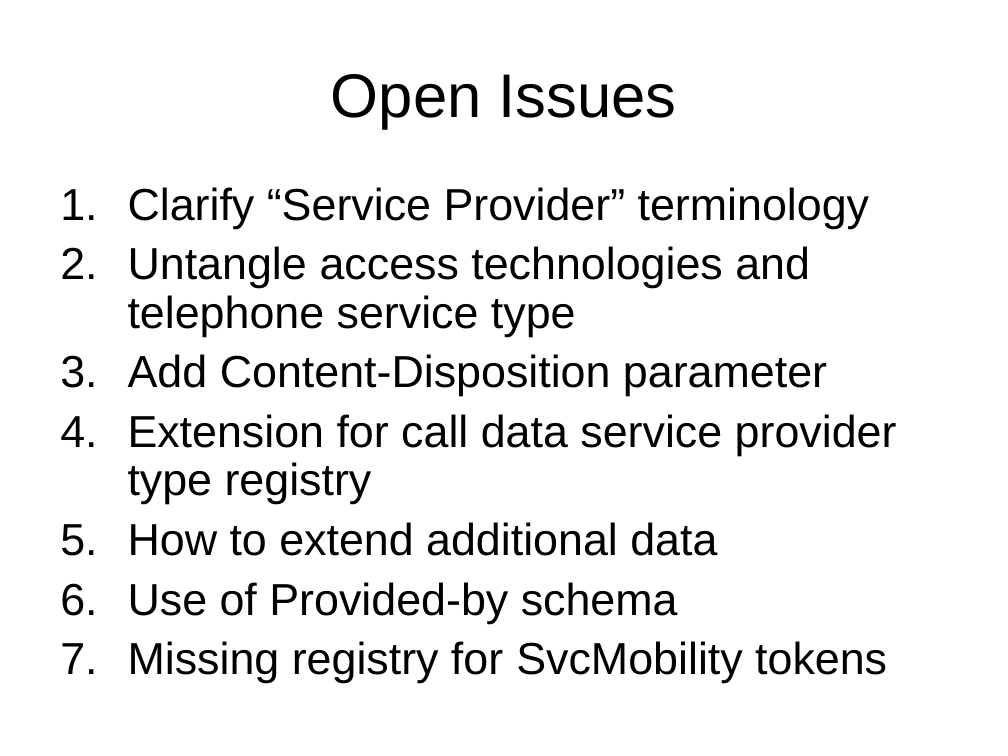
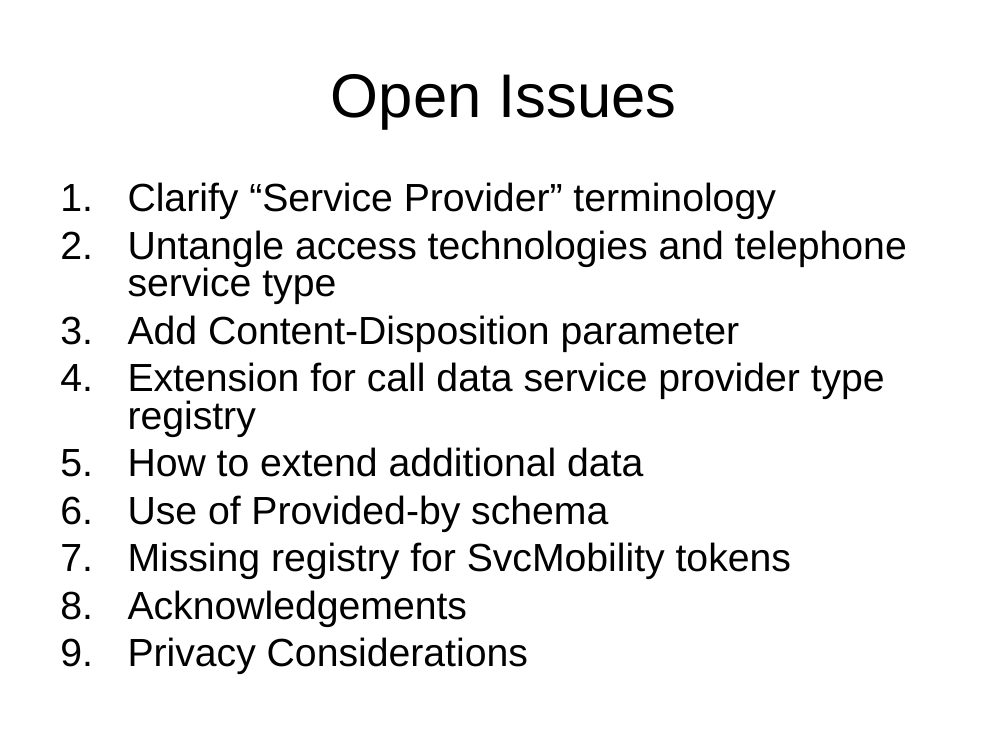
Before and after one commit to hannestschofenig/tschofenig-ids, a slide deck: slide 5 of additional-data/AdditionalData-Status-13May2013.ppt. Drawn at 1008x756 pixels with LibreOffice and Linux fonts; fonts in the diff are those of the drawing. Boxes give left, top, right and bottom in pixels: in the first picture for what was removed or moved away, otherwise in the second. Text is boxed around its words. In the diff, an @@ line names an element or a change of style, - is before the commit and + after.

Commit message:
Finished slide set.

```diff
--- a/additional-data/AdditionalData-Status-13May2013.ppt
+++ b/additional-data/AdditionalData-Status-13May2013.ppt
@@ text at box(128, 182, 907, 579): size 32 to 28 pt in "Clarify “Service Provider” terminology", "Untangle access technologies and telephone service type", "Add Content-Disposition parameter", "Extension for call data service provider type ..." and 3 more places; line spacing 0.9 to 0.8; less space between paragraphs @@
@@ text at box(128, 590, 528, 674): paragraphs added @@
+8. Acknowledgements
+9. Privacy Considerations
```
Also in this commit, not shown: 5 other slides changed, 3 slides added.
